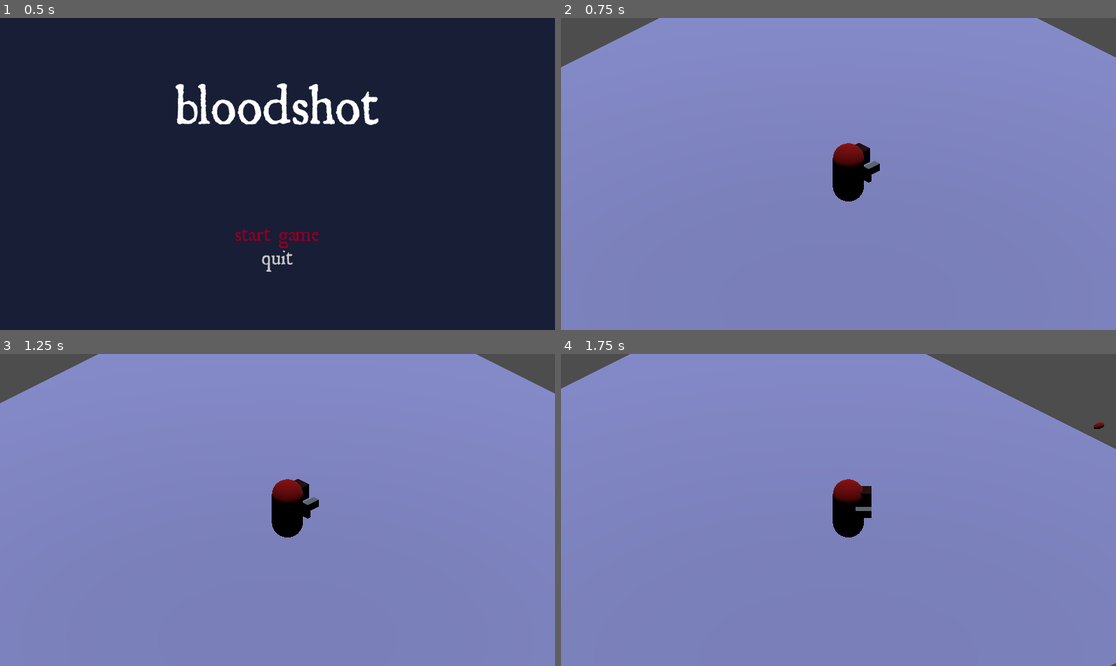
Above: before the commit, frames 1-4 (two rows, left to right).
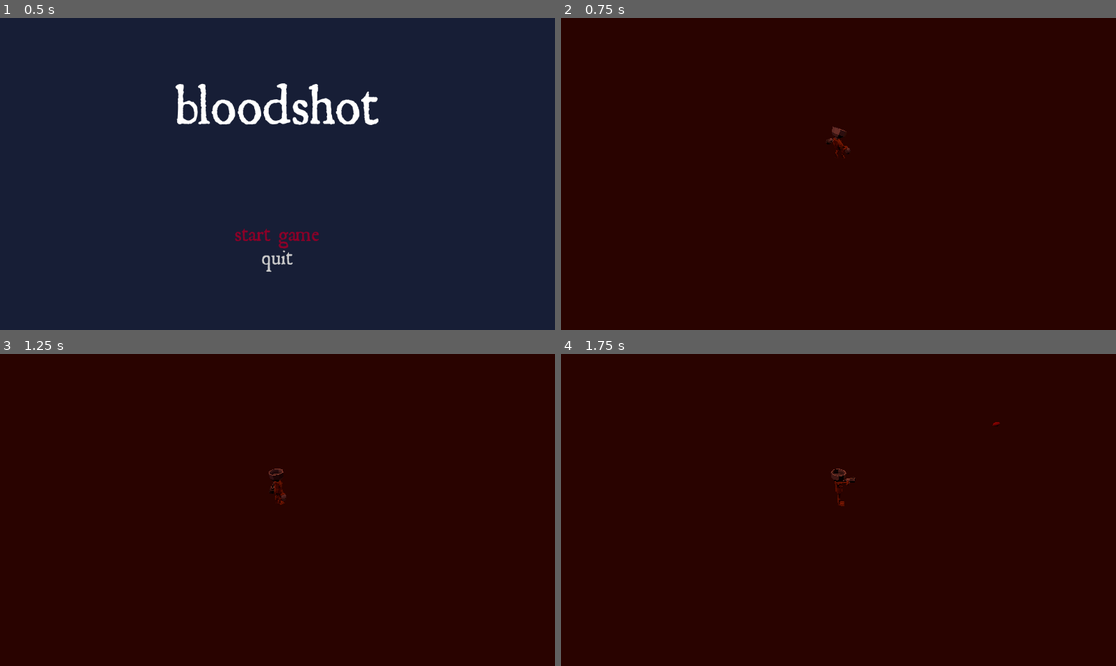
Above: after the commit, the same moments.

Repository: rbk6/bloodshot
Game: Godot game, scene res://scenes/game.tscn
The game is run twice, just before and just after one commit, with the same random seed, the same clock (stepped at 60 frames per second) and the same inputs.
Inputs (mouse positions are in pixels of both pictures, inside the frame that each line leads up to):
- Up to frame 1 (0.5 s): no input
- Up to frame 2 (0.75 s): click "start game" at 0.5 s
- Up to frame 3 (1.25 s): no input
- Up to frame 4 (1.75 s): tap Enter at 1.25 s; move the mouse to (960, 494) at 1.27 s; press the mouse at (960, 494) at 1.28 s; hold D (move_right) from 1.28 s (still down); tap Space (jump) at 1.52 s; right-click (960, 494) at 1.55 s

Frame 1 is identical in both runs. In frame 2, 100% of the frame differs, in the area x 0-100%, y 0-100%; in frame 3, 100%; in frame 4, 100%.

Commit message:
import player model, implement animation states

Diff:
--- a/project.godot
+++ b/project.godot
@@ -72,3 +72,29 @@
 , Object(InputEventJoypadButton,"resource_local_to_scene":false,"resource_name":"","device":-1,"button_index":0,"pressure":0.0,"pressed":true,"script":null)
 ]
 }
+aim_left={
+"deadzone": 0.5,
+"events": [Object(InputEventJoypadMotion,"resource_local_to_scene":false,"resource_name":"","device":-1,"axis":2,"axis_value":-1.0,"script":null)
+]
+}
+aim_right={
+"deadzone": 0.5,
+"events": [Object(InputEventJoypadMotion,"resource_local_to_scene":false,"resource_name":"","device":-1,"axis":2,"axis_value":1.0,"script":null)
+]
+}
+aim_up={
+"deadzone": 0.5,
+"events": [Object(InputEventJoypadMotion,"resource_local_to_scene":false,"resource_name":"","device":-1,"axis":3,"axis_value":-1.0,"script":null)
+]
+}
+aim_down={
+"deadzone": 0.5,
+"events": [Object(InputEventJoypadMotion,"resource_local_to_scene":false,"resource_name":"","device":-1,"axis":3,"axis_value":1.0,"script":null)
+]
+}
+aim={
+"deadzone": 0.5,
+"events": [Object(InputEventMouseButton,"resource_local_to_scene":false,"resource_name":"","device":-1,"window_id":0,"alt_pressed":false,"shift_pressed":false,"ctrl_pressed":false,"meta_pressed":false,"button_mask":0,"position":Vector2(0, 0),"global_position":Vector2(0, 0),"factor":1.0,"button_index":2,"canceled":false,"pressed":false,"double_click":false,"script":null)
+, Object(InputEventJoypadMotion,"resource_local_to_scene":false,"resource_name":"","device":-1,"axis":4,"axis_value":1.0,"script":null)
+]
+}
--- a/scenes/characters/base_character.gd
+++ b/scenes/characters/base_character.gd
@@ -1,28 +1,27 @@
 extends CharacterBody3D
 
-const SPEED = 5.0
-const JUMP_VELOCITY = 4.5
-
 var bullet = load("res://scenes/entities/Bullet.tscn")
+var defaultCharacter = preload("res://assets/models/characters/fella.glb")
 var instance
 
 @onready var model = $CharacterModel
+@onready var anim_player = $CharacterModel/fella/AnimationPlayer
 @onready var camera_target = $CameraController/CameraTarget
 @onready var gun_barrel = $CharacterModel/DefaultWeapon/RayCast3D
-
 
 func _physics_process(delta: float) -> void:
 	if not is_on_floor():
 		velocity += get_gravity() * delta
 	elif Input.is_action_just_pressed("jump") and is_on_floor():
-		velocity.y = JUMP_VELOCITY
+		velocity.y = Global.JUMP_VELOCITY
 
 	handle_input(delta)
-
+	update_state()
+	update_animation()
 	move_and_slide()
 
 func handle_input(delta: float) -> void:
-		# handle directional input
+	# handle directional input
 	var input_dir := Input.get_vector("move_left", "move_right", "move_forward", "move_backward")
 
 	if input_dir.length() > 0:
@@ -31,27 +30,58 @@
 		var rotation_basis = Basis(Vector3.UP, camera_target.rotation.y) * direction
 		direction = rotation_basis.normalized()
 
-		velocity.x = direction.x * SPEED
-		velocity.z = direction.z * SPEED
+		velocity.x = direction.x * Global.SPEED
+		velocity.z = direction.z * Global.SPEED
 
 		# rotate model to input direction
 		var target_rotation_y = atan2(-direction.x, -direction.z)
 		model.rotation.y = lerp_angle(model.rotation.y, target_rotation_y, delta * 15)
 	else:
-		velocity.x = move_toward(velocity.x, 0, SPEED)
-		velocity.z = move_toward(velocity.z, 0, SPEED)
+		velocity.x = move_toward(velocity.x, 0, Global.SPEED)
+		velocity.z = move_toward(velocity.z, 0, Global.SPEED)
 
 	if Input.is_action_just_pressed("shoot"):
 		shoot(delta)
 
+func update_state() -> void:
+	if Global.player_health <= 0:
+		Global.player_state = Global.PlayerState.DEATH
+		return
+
+	if Input.is_action_pressed("shoot"):
+		Global.player_state = Global.PlayerState.SHOOTING
+		return
+
+	if not is_on_floor():
+		if velocity.y > 0:
+			Global.player_state = Global.PlayerState.JUMP_IDLE_UP
+		else:
+			Global.player_state = Global.PlayerState.FALLING
+		return
+
+	var input_dir := Input.get_vector("move_left", "move_right", "move_forward", "move_backward")
+	if input_dir.length() > 0:
+		if Input.is_action_pressed("aim"):
+			Global.player_state = Global.PlayerState.AIM_RUNNING
+		else:
+			Global.player_state = Global.PlayerState.RUNNING
+		return
+
+	if Input.is_action_pressed("aim"):
+		Global.player_state = Global.PlayerState.AIM_IDLE
+		return
+
+	Global.player_state = Global.PlayerState.IDLE
+
+func update_animation():
+	var anim_attr = Global.state_dict.get(Global.player_state)
+	if anim_player and anim_player.has_animation(anim_attr.anim_name):
+		if anim_player.current_animation != anim_attr.anim_name:
+			anim_player.play(anim_attr.anim_name, anim_attr.blend_time, anim_attr.speed)
+	else:
+		push_warning("animation not found: " + anim_attr.anim_name)
+
 func shoot(_delta: float) -> void:
-	#if !gun_anim.is_playing():
-		#gun_anim.play("shoot")
-		#instance = bullet.instantiate()
-		#instance.position = gun_barrel.global_position
-		#instance.transform.basis = gun_barrel.global_transform.basis
-		#get_parent().add_child(instance)
-
 	instance = bullet.instantiate()
 	instance.position = gun_barrel.global_position
 	instance.transform.basis = gun_barrel.global_transform.basis
--- a/scenes/characters/character.tscn
+++ b/scenes/characters/character.tscn
@@ -41,9 +41,10 @@
 [node name="CameraController" type="Node3D" parent="."]
 
 [node name="CameraTarget" type="Node3D" parent="CameraController"]
-transform = Transform3D(0.707107, -0.353553, 0.612372, 0, 0.866025, 0.5, -0.707107, -0.353553, 0.612372, 7.80517, 8.28103, 9.60409)
+transform = Transform3D(0.707107, -0.353553, 0.612372, 0, 0.866025, 0.5, -0.707107, -0.353553, 0.612372, 30, 30, 32)
 
 [node name="Camera3D" type="Camera3D" parent="CameraController/CameraTarget"]
 transform = Transform3D(1, 0, 0, 0, 1, -5.66244e-07, 0, -5.96046e-08, 1, 0.954621, -0.202313, -6.72203)
 projection = 1
-size = 10.0
+size = 18.0
+far = 150.0
--- /dev/null
+++ b/scenes/characters/fella.tscn
@@ -0,0 +1,76 @@
+[gd_scene load_steps=3 format=3 uid="uid://bl33mwhonia12"]
+
+[ext_resource type="PackedScene" uid="uid://wu01ona5vmkh" path="res://scenes/characters/character.tscn" id="1_aja0k"]
+[ext_resource type="PackedScene" uid="uid://bo6hujl2q15vy" path="res://assets/models/characters/fella.glb" id="2_lrdjc"]
+
+[node name="BaseCharacter" instance=ExtResource("1_aja0k")]
+
+[node name="DefaultWeapon" parent="CharacterModel" index="0"]
+transform = Transform3D(0.5, 0, 0, 0, 0.5, 0, 0, 0, 0.5, -0.224543, 0.958893, -0.489095)
+
+[node name="fella" parent="CharacterModel" index="1" instance=ExtResource("2_lrdjc")]
+transform = Transform3D(-1.5, 0, 1.31134e-07, 0, 1.5, 0, -1.31134e-07, 0, -1.5, 0, 0, 0)
+
+[node name="Skeleton3D" parent="CharacterModel/fella/Armature" index="0"]
+bones/5/rotation = Quaternion(0.666966, 0.189466, -0.710332, 0.121191)
+bones/6/rotation = Quaternion(0.0765045, -0.103862, 0.113531, 0.985125)
+bones/10/rotation = Quaternion(0.690435, -0.137222, -0.693995, -0.151132)
+bones/11/rotation = Quaternion(-0.00232247, 0.00104076, 0.00152236, 0.999996)
+bones/12/rotation = Quaternion(0.712107, 0.0790408, 0.696545, 0.0384766)
+bones/12/scale = Vector3(1, 1, 1.00003)
+bones/13/rotation = Quaternion(-0.0283579, -0.0263096, 0.12641, 0.991224)
+bones/14/rotation = Quaternion(0.700843, 0.0385082, 0.70794, 0.0784711)
+bones/14/scale = Vector3(1, 1, 1.00003)
+bones/15/rotation = Quaternion(0.116742, -0.673228, 0.0622013, 0.727507)
+bones/16/rotation = Quaternion(-0.707107, 0, 0, 0.707107)
+bones/17/position = Vector3(-1.4133e-06, 3.53757e-07, 2.20325e-10)
+bones/17/rotation = Quaternion(0.00105949, 0.014132, 0.999565, -0.0258828)
+bones/20/position = Vector3(-0.0582698, 0.0337586, 0.00609702)
+bones/20/rotation = Quaternion(0.000920372, -0.707106, 0.707106, -0.000920372)
+bones/21/position = Vector3(-6.41846e-08, -3.52447e-08, -3.65616e-09)
+bones/22/rotation = Quaternion(-0.0460128, -0.000460797, 0.0257704, 0.998608)
+bones/23/position = Vector3(2.12481e-06, -0.248996, -0.255568)
+bones/25/position = Vector3(-4.26725e-06, -0.000101733, 0.00023522)
+bones/25/rotation = Quaternion(-0.388861, -0.541077, 0.40385, 0.62684)
+bones/26/rotation = Quaternion(0.0577657, 0.0027786, 0.0166544, 0.998187)
+bones/27/position = Vector3(-0.201292, 0.637262, -0.222401)
+bones/28/rotation = Quaternion(0.5, 0.5, 0.5, -0.5)
+bones/29/position = Vector3(1.41561e-07, -4.37722e-08, 7.45058e-08)
+bones/29/rotation = Quaternion(-0.382817, 0.594517, -0.382817, 0.594517)
+bones/30/position = Vector3(0.00073974, 0.109632, -0.000926982)
+bones/30/rotation = Quaternion(-5.246e-09, 7.12499e-08, 0.00318898, 0.999995)
+bones/33/position = Vector3(0.177146, 0.643343, -0.223376)
+bones/33/rotation = Quaternion(-0.707107, -5.90056e-07, 5.90056e-07, 0.707107)
+
+[node name="Face" parent="CharacterModel/fella/Armature/Skeleton3D" index="0"]
+transform = Transform3D(1, 0, 0, 0, 1, 0, 0, 0, 1, 1.95134e-09, 0.993875, 3.5479e-10)
+
+[node name="L Arm D_2" parent="CharacterModel/fella/Armature/Skeleton3D" index="1"]
+transform = Transform3D(0.0301296, -0.0814957, -0.135073, 0.0334433, 0.178228, -0.0568152, 0.154047, -0.0227534, 0.0387529, 0.216382, 0.572138, -0.00737602)
+
+[node name="L Arm U_2" parent="CharacterModel/fella/Armature/Skeleton3D" index="2"]
+transform = Transform3D(0.00319335, -0.0315088, -0.0298144, -0.00391496, 0.0834555, -0.0114992, 0.0325429, 0.0131317, 0.00154224, 0.158627, 0.706703, -0.0116277)
+
+[node name="L Shoulder" parent="CharacterModel/fella/Armature/Skeleton3D" index="3"]
+transform = Transform3D(0.00795709, -0.0119321, -0.0368549, -0.0158926, 0.0333068, -0.0142146, 0.0353283, 0.0176707, 0.00190643, 0.119256, 0.81017, -0.00128036)
+
+[node name="Cannon D" parent="CharacterModel/fella/Armature/Skeleton3D" index="4"]
+transform = Transform3D(0.0818477, -0.0235491, -0.00660776, 0.0250684, 0.0779934, 0.0151929, 0.00181899, -0.0152433, 0.0879436, 0.302109, 0.394421, 0.0315168)
+
+[node name="Cannon U" parent="CharacterModel/fella/Armature/Skeleton3D" index="5"]
+transform = Transform3D(0.0585666, -0.0265515, -0.00462681, 0.0196537, 0.07993, 0.0106382, 0.00100516, -0.0158035, 0.0615789, 0.251917, 0.497389, 0.00995706)
+
+[node name="Face" parent="CharacterModel" index="2"]
+visible = false
+
+[node name="Placeholder" parent="CharacterModel" index="3"]
+visible = false
+
+[node name="CameraTarget" parent="CameraController" index="0"]
+transform = Transform3D(0.707107, -0.353553, 0.612372, 0, 0.866025, 0.499999, -0.707107, -0.353553, 0.612372, 20, 16, 20)
+
+[node name="Camera3D" parent="CameraController/CameraTarget" index="0"]
+transform = Transform3D(1, 0, 0, 0, 1, -5.66244e-07, 0, -5.96046e-08, 1, 0, 0, 0)
+size = 15.0
+
+[editable path="CharacterModel/fella"]
--- a/scenes/entities/default_weapon.tscn
+++ b/scenes/entities/default_weapon.tscn
@@ -5,13 +5,15 @@
 [node name="DefaultWeapon" type="Node3D"]
 
 [node name="MeshInstance3D" type="MeshInstance3D" parent="."]
-transform = Transform3D(-4.37114e-08, 0, -0.5, 0, 0.5, 0, 1, 0, -2.18557e-08, 0, 0.25, 0)
+transform = Transform3D(-4.37114e-08, 0, -0.4, 0, 0.25, 0, 1, 0, -1.74846e-08, 0, 0.375537, 0)
+visible = false
 mesh = SubResource("BoxMesh_whpu6")
 
 [node name="MeshInstance3D2" type="MeshInstance3D" parent="."]
-transform = Transform3D(1.91069e-15, 1.09278e-08, -0.5, 1, -1.09278e-08, 0, -4.37114e-08, -0.25, -2.18557e-08, 0, 0, 0.376332)
+transform = Transform3D(1.52856e-15, 1.09278e-08, -0.4, 0.8, -1.09278e-08, 4.91854e-21, -3.49691e-08, -0.25, -1.74846e-08, 0, 0, 0.376332)
+visible = false
 mesh = SubResource("BoxMesh_whpu6")
 
 [node name="RayCast3D" type="RayCast3D" parent="."]
-transform = Transform3D(1, 0, 0, 0, 1, 0, 0, 0, 1, 0, 0.184537, -0.492289)
+transform = Transform3D(1, 0, 0, 0, 1, 0, 0, 0, 1, 0, 0.368978, -0.492289)
 target_position = Vector3(0, 0, -1)
--- a/scenes/game.tscn
+++ b/scenes/game.tscn
@@ -2,7 +2,7 @@
 
 [ext_resource type="Script" uid="uid://baqpwwr3b12p3" path="res://scenes/game.gd" id="1_uwrxv"]
 [ext_resource type="PackedScene" uid="uid://bm565v7qsy15v" path="res://scenes/ui/ui.tscn" id="2_yqjtg"]
-[ext_resource type="AudioStream" uid="uid://cq0c0cmq31x87" path="res://assets/Audio/Music/title loop.mp3" id="3_lnu2h"]
+[ext_resource type="AudioStream" uid="uid://cq0c0cmq31x87" path="res://assets/audio/music/title loop.mp3" id="3_lnu2h"]
 
 [node name="Game" type="Control"]
 layout_mode = 3
--- a/scenes/stages/operating_room.tscn
+++ b/scenes/stages/operating_room.tscn
@@ -1,22 +1,43 @@
-[gd_scene load_steps=3 format=3 uid="uid://bjcilyx3cby2v"]
+[gd_scene load_steps=6 format=3 uid="uid://bjcilyx3cby2v"]
 
-[ext_resource type="PackedScene" uid="uid://wu01ona5vmkh" path="res://scenes/characters/character.tscn" id="1_wa0ju"]
+[ext_resource type="PackedScene" uid="uid://bl33mwhonia12" path="res://scenes/characters/fella.tscn" id="1_slcna"]
 
-[sub_resource type="StandardMaterial3D" id="StandardMaterial3D_luat1"]
-albedo_color = Color(0.758857, 0.727897, 1, 1)
+[sub_resource type="StandardMaterial3D" id="StandardMaterial3D_slcna"]
+albedo_color = Color(0.200069, 0, 0.0181717, 1)
+
+[sub_resource type="ProceduralSkyMaterial" id="ProceduralSkyMaterial_slcna"]
+sky_top_color = Color(0.572491, 0.259321, 0.189954, 1)
+sky_horizon_color = Color(0.305259, 0.152861, 0.247486, 1)
+ground_bottom_color = Color(0.0435671, 0.0318969, 0.0208243, 1)
+ground_horizon_color = Color(0.243137, 0.168627, 0.337255, 1)
+
+[sub_resource type="Sky" id="Sky_wa0ju"]
+sky_material = SubResource("ProceduralSkyMaterial_slcna")
+
+[sub_resource type="Environment" id="Environment_6s5ho"]
+background_mode = 2
+background_energy_multiplier = 1.2
+sky = SubResource("Sky_wa0ju")
 
 [node name="OperatingRoom" type="Node3D"]
 
+[node name="ReflectionProbe" type="ReflectionProbe" parent="."]
+transform = Transform3D(0.811523, 0, 0.58432, 0, 1, 0, -0.58432, 0, 0.811523, 0, 13.2617, 0)
+visible = false
+intensity = 0.3
+size = Vector3(100, 100, 100)
+box_projection = true
+interior = true
+
 [node name="Map" type="Node3D" parent="."]
+
+[node name="BaseCharacter" parent="Map" instance=ExtResource("1_slcna")]
+transform = Transform3D(1, 0, 0, 0, 1, 0, 0, 0, 1, 0, 0.275324, 0)
 
 [node name="CSGBox3D" type="CSGBox3D" parent="Map"]
 use_collision = true
-size = Vector3(25, 0.002, 25)
-material = SubResource("StandardMaterial3D_luat1")
+size = Vector3(50, 0.1, 50)
+material = SubResource("StandardMaterial3D_slcna")
 
-[node name="DirectionalLight3D" type="DirectionalLight3D" parent="Map"]
-transform = Transform3D(1, 0, 0, 0, -4.37114e-08, 1, 0, -1, -4.37114e-08, 0, 30.6346, 0)
-light_color = Color(0.860767, 0.933977, 0.984082, 1)
-light_energy = 0.5
-
-[node name="BaseCharacter" parent="." instance=ExtResource("1_wa0ju")]
+[node name="WorldEnvironment" type="WorldEnvironment" parent="."]
+environment = SubResource("Environment_6s5ho")
--- a/scripts/global.gd
+++ b/scripts/global.gd
@@ -1,14 +1,55 @@
 extends Node
 
+# CONSTANTS
+# ---------
+const SPEED = 5.0
+const JUMP_VELOCITY = 4.5
+const JUMP_START_DURATION = 0.1
+
+# STATE
+# -----
+enum PlayerState {
+	IDLE,
+	AIM_IDLE,
+
+	RUNNING,
+	AIM_RUNNING,
+
+	JUMP_START,
+	JUMP_IDLE_UP,
+	JUMP_IDLE_DOWN,
+	JUMP_LAND,
+	JUMP_TO_FALL,
+
+	FALLING,
+
+	SHOOTING,
+
+	HURT,
+	DEATH,
+	GAINING_LIFE,
+	LOSING_LIFE
+}
+
+var state_dict = {
+	PlayerState.IDLE: {"anim_name": "Idle", "blend_time": 0.2, "speed": 1.0},
+	PlayerState.AIM_IDLE: {"anim_name": "Aim Idle", "blend_time": 0.2, "speed": 1.0},
+	PlayerState.RUNNING: {"anim_name": "Running", "blend_time": 0.15, "speed": 1.0},
+	PlayerState.AIM_RUNNING: {"anim_name": "Running Aim", "blend_time": 0.15, "speed": 1.0},
+	PlayerState.JUMP_START: {"anim_name": "Jump Start", "blend_time": 0.05, "speed": 4},
+	PlayerState.JUMP_IDLE_UP: {"anim_name": "Jump Up Idle", "blend_time": 2, "speed": 0.7},
+	PlayerState.JUMP_LAND: {"anim_name": "Jump Land", "blend_time": 0, "speed": 1.0},
+	PlayerState.FALLING: {"anim_name": "Fall Idle", "blend_time": 0.2, "speed": 1.0},
+	PlayerState.SHOOTING: {"anim_name": "Shoot", "blend_time": 0.3, "speed": 1.0},
+	PlayerState.HURT: {"anim_name": "Hurt", "blend_time": 0.2, "speed": 1.0},
+	PlayerState.DEATH: {"anim_name": "Death", "blend_time": 0.5, "speed": 1.0}
+}
+
+# STATS
+# -----
+var player_health = 3
+var player_state = PlayerState.IDLE
+
+# RENDERING
+# ---------
 var main_scene
-var player
-
-
-# Called when the node enters the scene tree for the first time.
-func _ready() -> void:
-	pass # Replace with function body.
-
-
-# Called every frame. 'delta' is the elapsed time since the previous frame.
-func _process(_delta: float) -> void:
-	pass
Not shown, changed: assets/Audio/Music/level 1.mp3.import
Not shown, changed: assets/Audio/Music/title loop.mp3.import
Binary file added: assets/models/characters/fella.glb
Not shown, added: assets/models/characters/fella.glb.import
Binary file added: assets/models/characters/fella_please work please work.png
Not shown, added: assets/models/characters/fella_please work please work.png.import
Not shown, added: scenes/characters/fella.tscn3619200329.tmp
